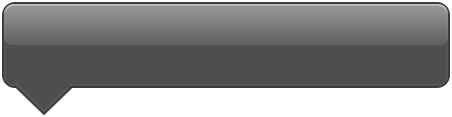
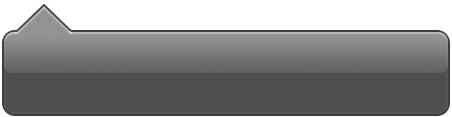
Before/after of a 452x117 layered artwork. What changed in the layer stack:
added group "组 4 拷贝" with 20 layers above "组 4" over [2, 2, 450, 116]
added group "组 5" with 5 layers in group "组 4 拷贝" over [13, 3, 75, 35]
added layer "图层 3" (58%) in group "组 5" over [17, 30, 70, 34]
added layer "图层 2" in group "组 5" over [68, 30, 72, 34]
added layer "图层 1" (50%) in group "组 5" over [13, 29, 75, 35]
added layer "三角形 2 拷贝" (85%) in group "组 5" over [14, 3, 74, 32]
added layer "三角形 2" (85%) in group "组 5" over [14, 5, 74, 34]
added group "组 3" (1st of 2, in "组 4 拷贝") with 5 layers in group "组 4 拷贝" over [2, 30, 450, 116]
added layer "矩形 2" (1st of 2, in "组 4 拷贝" › "组 3") (40%) in group "组 3" over [4, 33, 448, 73]
added group "组 1" (1st of 2, in "组 4 拷贝" › "组 3") with 3 layers in group "组 3" over [2, 30, 450, 116]
added layer "矩形 4" (1st of 2, in "组 4 拷贝" › "组 3" › "组 1") (5%) in group "组 1" over [4, 32, 448, 114]
added layer "矩形 1" (1st of 2, in "组 4 拷贝" › "组 3" › "组 1") (85%) in group "组 1" over [4, 32, 448, 114]
added layer "矩形 3" (1st of 2, in "组 4 拷贝" › "组 3" › "组 1") (85%) in group "组 1" over [2, 30, 450, 116]
hid group "组 4" (10 layers) over [2, 2, 450, 116]
